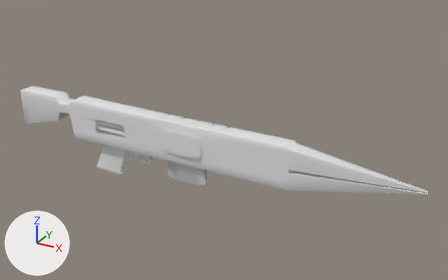
What one commit did to the FBX model Assets/OurGameStuff/Weapons/alienSniper.fbx.
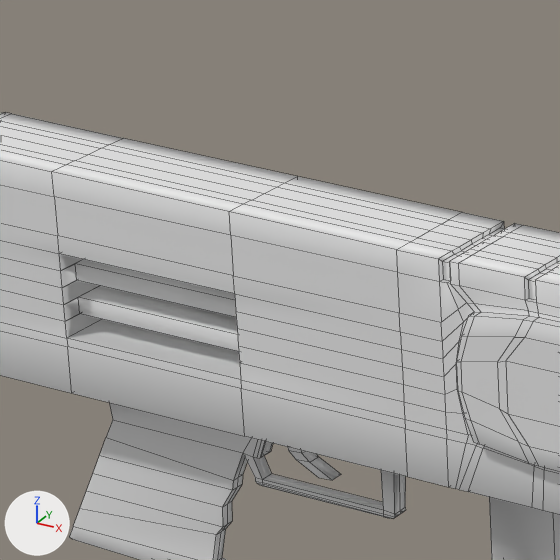
Each version is shown whole from a 50 mm lens placed at (0.682, -0.994, 0.543), pointed at (0.115, 0.037, 0.027), then close up on the part from 19% to 40% of the width and 27% to 61% of the height. The lights are fixed; the arrows at lower left show +X, +Y and +Z. The close-ups show mesh edges as thin lines. Where no turn or scale is listed for an object, it has been applied to the vertices.
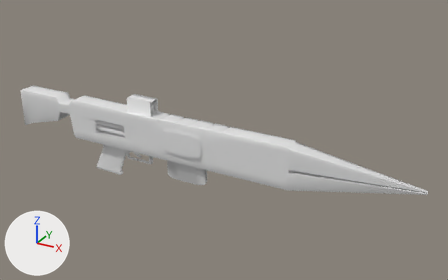
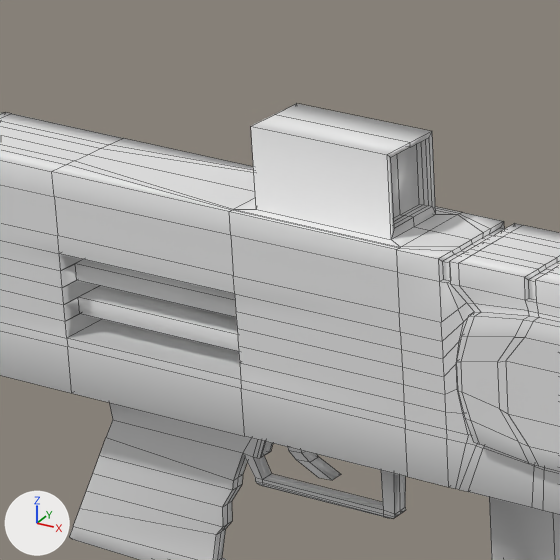
Commit message: Sniper changed

Patch to the scene script:
```diff
--- a/Assets/OurGameStuff/Weapons/alienSniper.fbx.py
+++ b/Assets/OurGameStuff/Weapons/alienSniper.fbx.py
@@ me_cube_002 @@
 # used by ob_cube_000; location = (0.0, 0.0, 0.0)
-me_cube_002.from_pydata(...)  # 1255 vertices, 1235 faces; spans x -0.394..0.534, y -0.025..0.025, z -0.096..0.07
+me_cube_002.from_pydata(...)  # 1315 vertices, 1295 faces; spans x -0.394..0.534, y -0.025..0.025, z -0.096..0.1
+# me_cube_002 part 1
+# 4 vertices are removed from x -0.097..-0.025, y -0.008..0.008, z 0.068..0.069
+# 12 faces are deleted
+# 4 vertices move from x -0.097..-0.025, y -0.012..0.012, z 0.068..0.069 to x -0.097..-0.025, y -0.019..0.019, z 0.068..0.069
+# 32 vertices are added at x -0.097..-0.025, y -0.018..0.018, z 0.068..0.1
+# 16 new vertices lie (0.0, 0.012, 0.0) away from vertices in x -0.09..-0.031, y -0.012, z 0.072..0.099
+# 16 new vertices lie (0.0, 0.012, 0.0) away from vertices in x -0.09..-0.031, y 0.0, z 0.072..0.099
+# 72 new faces join them
```

Boxes [x1, y1, x2, y2] around the edits, measured in the close-ups (560 x 560 px):
'Cube.000', reshaped
    before: [0, 112, 560, 560]
    after: [0, 104, 560, 560]
part 1 of me_cube_002, built on
    before: [52, 138, 503, 259]
    after: [52, 104, 503, 259]
